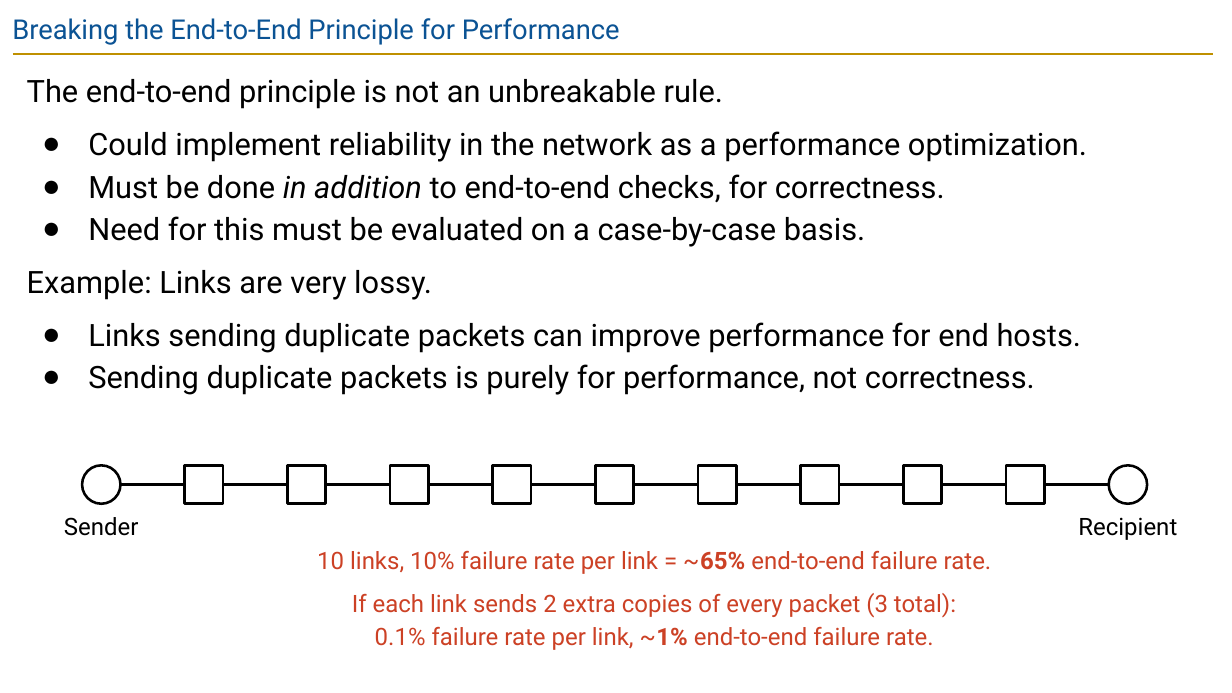
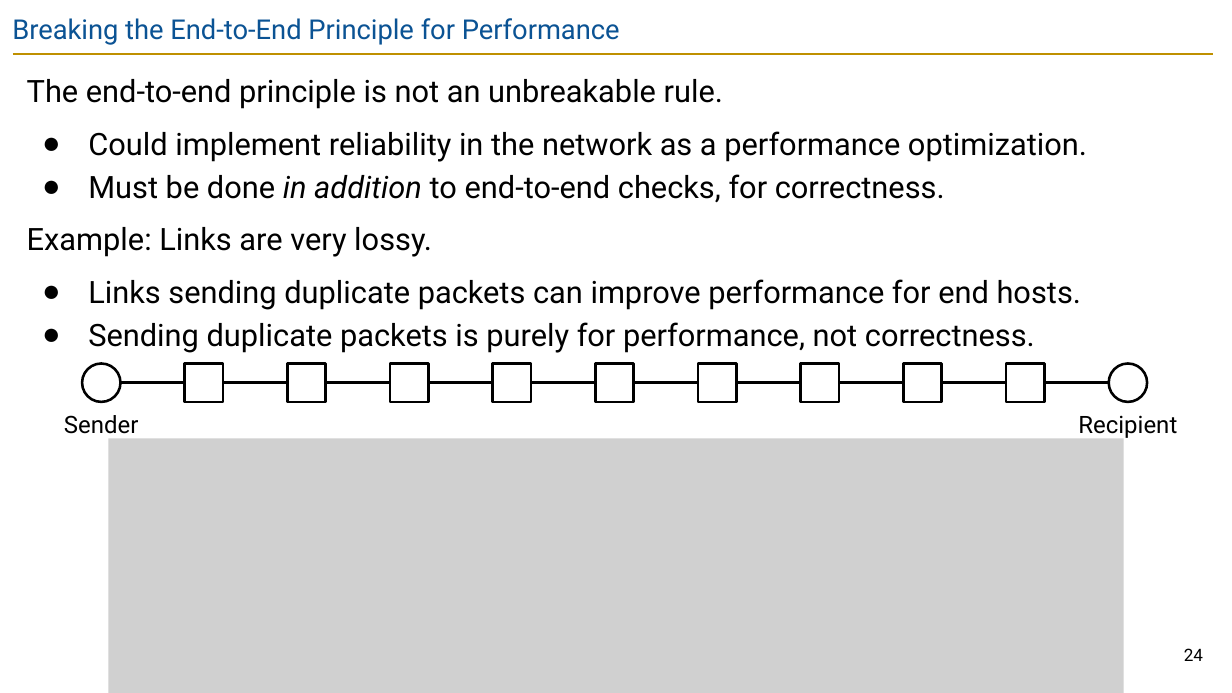
Before and after one commit to guhofstra/CSC175Sp26, a slide deck: slide 24 of PPTs/Lecture 2 - Internet Design Principles.pptx (slide 29 before the commit). Drawn at 1232x693 pixels with LibreOffice and Linux fonts; fonts in the diff are those of the drawing; grey boxes stand for pictures. Boxes give left, top, right and bottom in pixels: in the first picture for what was removed or moved away, otherwise in the second. Text is boxed around its words. In the diff, an @@ line names an element or a change of style, - is before the commit and + after.

```diff
--- a/PPTs/Lecture 2 - Internet Design Principles.pptx
+++ b/PPTs/Lecture 2 - Internet Design Principles.pptx
@@ text at [88, 216, 865, 247]: paragraph removed @@
-● Need for this must be evaluated on a case-by-case basis.
@@ 10 lines, 2 texts: place and size @@
-10 lines, 2 texts at [64, 484, 1177, 540]
+10 lines, 2 texts at [64, 383, 1177, 440]
@@ 9 rectangles, 2 ellipses: place and size @@
-9 rectangles, 2 ellipses at [83, 466, 1147, 504]
+9 rectangles, 2 ellipses at [83, 363, 1147, 402]
@@ picture added at [108, 439, 1124, 693] @@
@@ text removed at [317, 550, 992, 650] @@
-10 links, 10% failure rate per link = ~65% end-to-end failure rate.
-If each link sends 2 extra copies of every packet (3 total):
-0.1% failure rate per link, ~1% end-to-end failure rate.
@@ page number added at [1184, 648, 1203, 661], 10 pt, text #000000 @@
+24
```
Also in this commit, not shown: 50 other slides changed, 12 slides removed, 46 other files.
